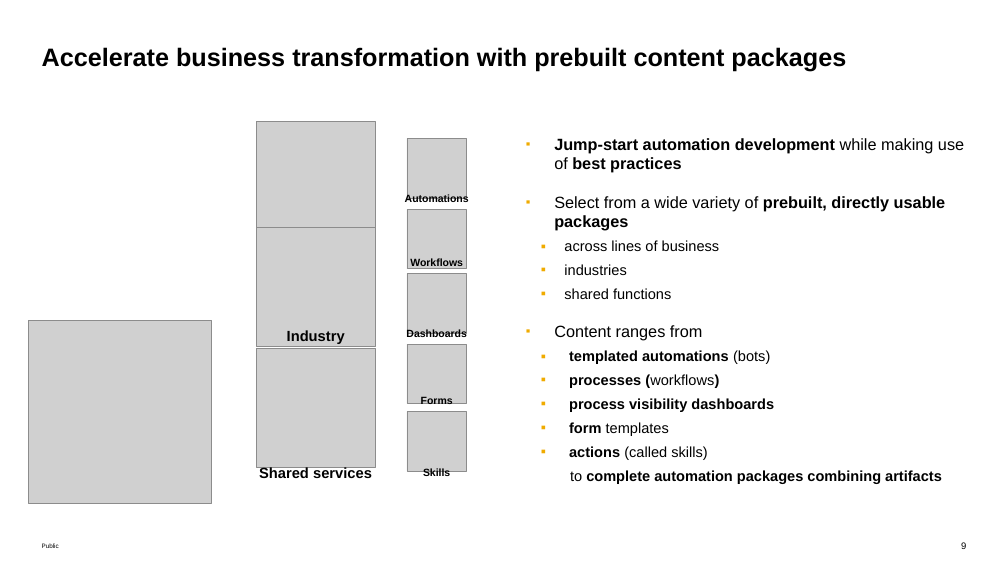
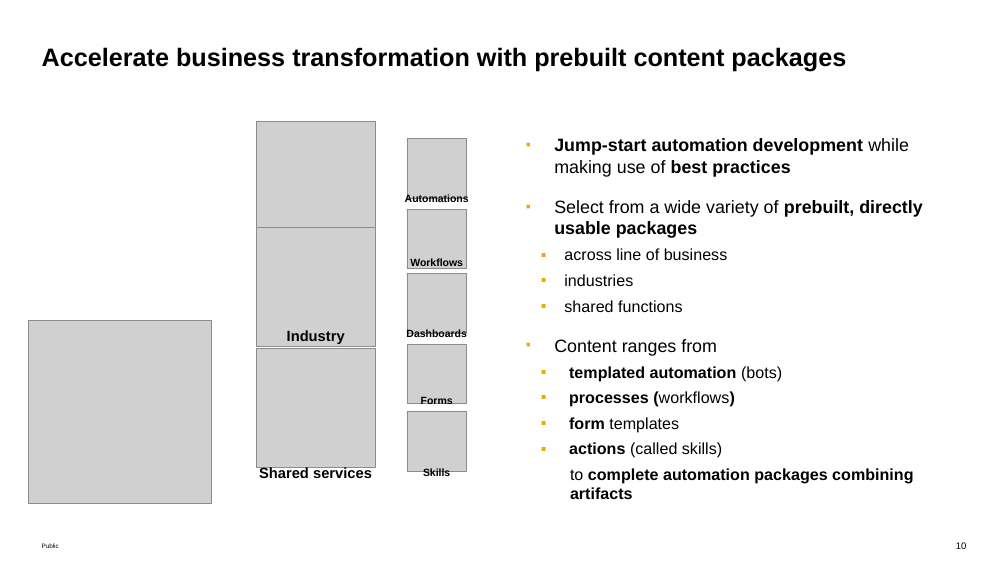
Before and after one commit to SAP-samples/teched2022-DT262, a slide deck: slide 10 of exercises/DT262-Execute Bots Rapidly in SAP S4HANA Cloud with SAP Build Process Automation.pptx (slide 9 before the commit). Drawn at 1008x567 pixels with LibreOffice and Linux fonts; fonts in the diff are those of the drawing; grey boxes stand for pictures. Boxes give left, top, right and bottom in pixels: in the first picture for what was removed or moved away, otherwise in the second. Text is boxed around its words. In the diff, an @@ line names an element or a change of style, - is before the commit and + after.

```diff
--- a/exercises/DT262-Execute Bots Rapidly in SAP S4HANA Cloud with SAP Build Process Automation.pptx
+++ b/exercises/DT262-Execute Bots Rapidly in SAP S4HANA Cloud with SAP Build Process Automation.pptx
@@ text at [554,138,922,499]: size 15.5 to 17 pt in "Jump-start automation development while making use of ...", "Select from a wide variety of prebuilt, ...", "Content ranges from"; size 13.9 to 15.3 pt in "industries", "shared functions", "processes (workflows)", "form templates" and 2 more places @@
@@ text at [564,248,728,260]: text changed; size 13.9 to 15.3 pt @@
-  ▪ across lines of business
+  ▪ across line of business
@@ text at [569,366,782,382]: text changed; size 13.9 to 15.3 pt @@
-  ▪ templated automations (bots)
+  ▪ templated automation (bots)
@@ text at [569,398,774,412]: paragraph removed @@
-  ▪ process visibility dashboards
@@ page number at [956,542,967,549]: text changed @@
-9
+10
```
Also in this commit, not shown: 2 other slides changed, 5 slides added, 4 slides removed.
